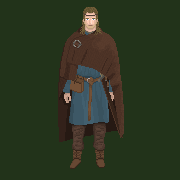
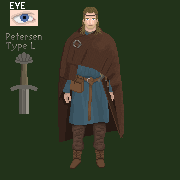
Layer changes from the first 180 x 180 image to the second:
painted on "you" over [6, 2, 42, 114]
